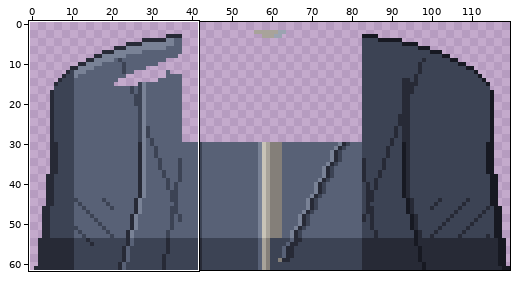
Pixel-art file, stored at art/src/torso/greta-vail.aseprite. Above, an overview of the earlier version with the close-up marked.
Close-up. Before:
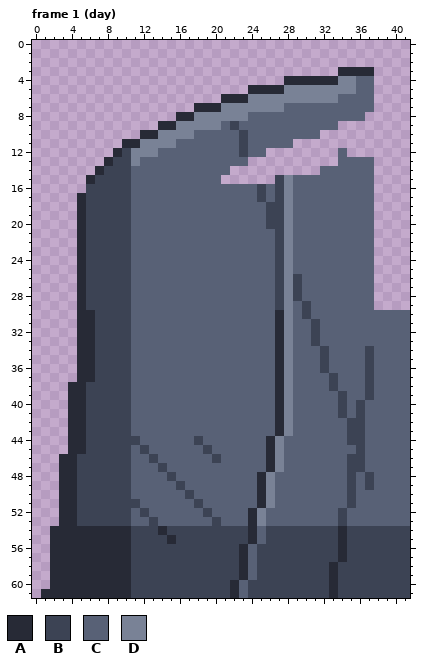
120x62 pixels, 2 frames. Colours within 5 levels of each other are drawn and written as one. Shown: frame 1 (day): x 0..41, y 0..61. The commit also changed other frames or places, which this record leaves out.
Palette (. is transparent): A #272a36  B #3c4354  C #586176  D #798296
Pixels before, frame 1 (day) (only the part around the change), first column x 0:
 0 ..........................................
 1 ..........................................
 2 ..........................................
 3 ..................................AAAA....
 4 ............................AAAAAADDCC....
 5 ........................AAAADDDDDDDDCC....
 6 .....................AAADDDDDDDDDDCCCC....
 7 ..................AAADDDDDDDCCCCCCCCCC....
 8 ................AADDDDDDCCCCCCCCCCCCC.....
 9 ..............AADDDDDCBCCCCCCCCCCC........
10 ............AADDDDCCCCCBCCCCCCCC..........
11 ..........AADDDDCCCCCCCBCCCCC.............
12 .........ABDDDCCCCCCCCCBCC........C.......
13 ........ABBDCCCCCCCCCCCC..........CCCC....
14 .......ABBBCCCCCCCCCCC..........CCCCCC....
15 ......ABBBBCCCCCCCCCC......BDCCCCCCCCC....
16 ......BBBBBCCCCCCCCCCCCCCBCBDCCCCCCCCC....
17 .....ABBBBBCCCCCCCCCCCCCCBCBDCCCCCCCCC....
18 .....ABBBBBCCCCCCCCCCCCCCCBBDCCCCCCCCC....
19 .....ABBBBBCCCCCCCCCCCCCCCBBDCCCCCCCCC....
20 .....ABBBBBCCCCCCCCCCCCCCCBBDCCCCCCCCC....
21 .....ABBBBBCCCCCCCCCCCCCCCCBDCCCCCCCCC....
22 .....ABBBBBCCCCCCCCCCCCCCCCBDCCCCCCCCC....
23 .....ABBBBBCCCCCCCCCCCCCCCCBDCCCCCCCCC....
24 .....ABBBBBCCCCCCCCCCCCCCCCBDCCCCCCCCC....
25 .....ABBBBBCCCCCCCCCCCCCCCCBDCCCCCCCCC....
26 .....ABBBBBCCCCCCCCCCCCCCCCBDBCCCCCCCC....
27 .....ABBBBBCCCCCCCCCCCCCCCCBDBCCCCCCCC....
28 .....ABBBBBCCCCCCCCCCCCCCCCBDBCCCCCCCC....
29 .....ABBBBBCCCCCCCCCCCCCCCCBDCBCCCCCCC....
30 .....AABBBBCCCCCCCCCCCCCCCCADCBCCCCCCCCCCC
31 .....AABBBBCCCCCCCCCCCCCCCCADCCBCCCCCCCCCC
32 .....AABBBBCCCCCCCCCCCCCCCCADCCBCCCCCCCCCC
33 .....AABBBBCCCCCCCCCCCCCCCCADCCBCCCCCCCCCC
34 .....AABBBBCCCCCCCCCCCCCCCCADCCCBCCCCBCCCC
35 .....AABBBBCCCCCCCCCCCCCCCCADCCCBCCCCBCCCC
36 .....AABBBBCCCCCCCCCCCCCCCCADCCCBCCCCBCCCC
37 .....AABBBBCCCCCCCCCCCCCCCCADCCCCBCCCBCCCC
38 ....AABBBBBCCCCCCCCCCCCCCCCADCCCCBCCCBCCCC
39 ....AABBBBBCCCCCCCCCCCCCCCCADCCCCCBCCBCCCC
40 ....AABBBBBCCCCCCCCCCCCCCCCADCCCCCBCBCCCCC
41 ....AABBBBBCCCCCCCCCCCCCCCCADCCCCCBCBCCCCC
42 ....AABBBBBCCCCCCCCCCCCCCCCADCCCCCCBBCCCCC
43 ....AABBBBBCCCCCCCCCCCCCCCCADCCCCCCBBCCCCC
44 ....AABBBBBBCCCCCCBCCCCCCCADCCCCCCCBBCCCCC
45 ....AABBBBBCBCCCCCCBCCCCCCADCCCCCCCCBCCCCC
46 ...AABBBBBBCCBCCCCCCBCCCCCADCCCCCCCBBCCCCC
47 ...AABBBBBBCCCBCCCCCCCCCCCADCCCCCCCBBCCCCC
48 ...AABBBBBBCCCCBCCCCCCCCCADCCCCCCCCBCBCCCC
49 ...AABBBBBBCCCCCBCCCCCCCCADCCCCCCCCBCBCCCC
50 ...AABBBBBBCCCCCCBCCCCCCCADCCCCCCCCBCCCCCC
51 ...AABBBBBBBCCCCCCBCCCCCCADCCCCCCCCBCCCCCC
52 ...AABBBBBBCBCCCCCCBCCCCADCCCCCCCCBCCCCCCC
53 ...AABBBBBBCCBCCCCCCBCCCADCCCCCCCCBCCCCCCC
54 ..AAAAAAAAABBBABBBBBBBBBACBBBBBBBBABBBBBBB
55 ..AAAAAAAAABBBBABBBBBBBBACBBBBBBBBABBBBBBB
56 ..AAAAAAAAABBBBBBBBBBBBACBBBBBBBBBABBBBBBB
57 ..AAAAAAAAABBBBBBBBBBBBACBBBBBBBBBABBBBBBB
58 ..AAAAAAAAABBBBBBBBBBBBACBBBBBBBBABBBBBBBB
59 ..AAAAAAAAABBBBBBBBBBBBACBBBBBBBBABBBBBBBB
60 ..AAAAAAAAABBBBBBBBBBBACBBBBBBBBBABBBBBBBB
61 .AAAAAAAAAABBBBBBBBBBBACBBBBBBBBBABBBBBBBB
Now the later version:
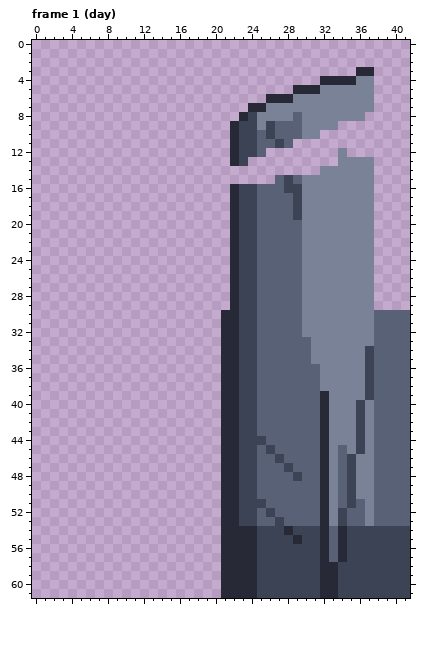
The exact change:
Frame 1 (day):
y 3: x 34..35 AA -> ..
y 4: x 28..31 AAAA -> ....; x 34..37 DDCC -> AADD
y 5: x 24..31 AAAADDDD -> .....AAA; x 36..37 CC -> DD
y 6: x 21..28 AAADDDDD -> .....AAA; x 34..37 CCCC -> DDDD
y 7: x 18..25 AAADDDDD -> ......AA; x 28..37 CCCCCCCCCC -> DDDDDDDDDD
y 8: x 16..28 AADDDDDDCCCCC -> .......ABDDDD; x 30..36 CCCCCCC -> DDDDDDD
y 9: x 14..26 AADDDDDCBCCCC -> ........ABBDB; x 30..33 CCCC -> DDDD
y 10: x 12..22 AADDDDCCCCC -> ..........A; x 24 C -> B; x 26 C -> B; x 30..31 CC -> DD
y 11: x 10..22 AADDDDCCCCCCC -> ............A; x 24 C -> B; x 27 C -> B
y 12: x 9..22 ABDDDCCCCCCCCC -> .............A; x 24 C -> B; x 34 C -> D
y 13: x 8..23 ABBDCCCCCCCCCCCC -> ..............AB; x 34..37 CCCC -> DDDD
y 14: x 7..21 ABBBCCCCCCCCCCC -> ...............; x 32..37 CCCCCC -> DDDDDD
y 15: x 6..20 ABBBBCCCCCCCCCC -> ...............; x 27..28 BD -> CB; x 30..37 CCCCCCCC -> DDDDDDDD
y 16: x 6..25 BBBBBCCCCCCCCCCCCCCB -> ................ABBC; x 27..37 BDCCCCCCCCC -> CBBDDDDDDDD
y 17: x 5..25 ABBBBBCCCCCCCCCCCCCCB -> .................ABBC; x 27..37 BDCCCCCCCCC -> CCBDDDDDDDD
y 18..19: x 5..24 ABBBBBCCCCCCCCCCCCCC -> .................ABB; x 26..37 BBDCCCCCCCCC -> CCCBDDDDDDDD
y 20: x 5..24 ABBBBBCCCCCCCCCCCCCC -> .................ABB; x 26..28 BBD -> CCC; x 30..37 CCCCCCCC -> DDDDDDDD
y 21..25: x 5..24 ABBBBBCCCCCCCCCCCCCC -> .................ABB; x 27..28 BD -> CC; x 30..37 CCCCCCCC -> DDDDDDDD
y 26..28: x 5..24 ABBBBBCCCCCCCCCCCCCC -> .................ABB; x 27..37 BDBCCCCCCCC -> CCCDDDDDDDD
y 29: x 5..24 ABBBBBCCCCCCCCCCCCCC -> .................ABB; x 27..28 BD -> CC; x 30..37 BCCCCCCC -> DDDDDDDD
y 30: x 5..24 AABBBBCCCCCCCCCCCCCC -> ................AABB; x 27..28 AD -> CC; x 30..37 BCCCCCCC -> DDDDDDDD
y 31..32: x 5..24 AABBBBCCCCCCCCCCCCCC -> ................AABB; x 27..28 AD -> CC; x 30..37 CBCCCCCC -> DDDDDDDD
y 33: x 5..24 AABBBBCCCCCCCCCCCCCC -> ................AABB; x 27..28 AD -> CC; x 31..37 BCCCCCC -> DDDDDDD
y 34..35: x 5..24 AABBBBCCCCCCCCCCCCCC -> ................AABB; x 27..28 AD -> CC; x 31..36 CBCCCC -> DDDDDD
y 36: x 5..24 AABBBBCCCCCCCCCCCCCC -> ................AABB; x 27..28 AD -> CC; x 32..36 BCCCC -> DDDDD
y 37: x 5..24 AABBBBCCCCCCCCCCCCCC -> ................AABB; x 27..28 AD -> CC; x 32..36 CBCCC -> DDDDD
y 38: x 4..24 AABBBBBCCCCCCCCCCCCCC -> .................AABB; x 27..28 AD -> CC; x 32..36 CBCCC -> DDDDD
y 39: x 4..24 AABBBBBCCCCCCCCCCCCCC -> .................AABB; x 27..28 AD -> CC; x 32..36 CCBCC -> ADDDD
y 40..41: x 4..24 AABBBBBCCCCCCCCCCCCCC -> .................AABB; x 27..28 AD -> CC; x 32..35 CCBC -> ADDD; x 37 C -> D
y 42..43: x 4..24 AABBBBBCCCCCCCCCCCCCC -> .................AABB; x 27..28 AD -> CC; x 32..35 CCCB -> ADDD; x 37 C -> D
y 44: x 4..27 AABBBBBBCCCCCCBCCCCCCCAD -> .................AABBBCC; x 32..35 CCCB -> ADDD; x 37 C -> D
y 45: x 4..24 AABBBBBCBCCCCCCBCCCCC -> .................AABB; x 26..27 AD -> BC; x 32..33 CC -> AD; x 35 C -> D; x 37 C -> D
y 46: x 3..24 AABBBBBBCCBCCCCCCBCCCC -> ..................AABB; x 26..27 AD -> CB; x 32..33 CC -> AD; x 36..37 BC -> DD
y 47: x 3..24 AABBBBBBCCCBCCCCCCCCCC -> ..................AABB; x 26..28 ADC -> CCB; x 32..33 CC -> AD; x 36..37 BC -> DD
y 48: x 3..26 AABBBBBBCCCCBCCCCCCCCCAD -> ..................AABBCC; x 29 C -> B; x 32..33 CC -> AD; x 36..37 CB -> DD
y 49: x 3..26 AABBBBBBCCCCCBCCCCCCCCAD -> ..................AABBCC; x 32..33 CC -> AD; x 36..37 CB -> DD
y 50: x 3..26 AABBBBBBCCCCCCBCCCCCCCAD -> ..................AABBCC; x 32..33 CC -> AD; x 36..37 CC -> DD
y 51: x 3..26 AABBBBBBBCCCCCCBCCCCCCAD -> ..................AABBBC; x 32..33 CC -> AD; x 37 C -> D
y 52: x 3..26 AABBBBBBCBCCCCCCBCCCCADC -> ..................AABBCB; x 32..33 CC -> AD; x 37 C -> D
y 53: x 3..25 AABBBBBBCCBCCCCCCBCCCAD -> ..................AABBC; x 27 C -> B; x 32..33 CC -> AD; x 37 C -> D
y 54: x 2..23 AAAAAAAAABBBABBBBBBBBB -> ...................AAA; x 25 C -> B; x 28 B -> A; x 32..33 BB -> AC
y 55: x 2..23 AAAAAAAAABBBBABBBBBBBB -> ...................AAA; x 25 C -> B; x 29 B -> A; x 32..33 BB -> AC
y 56..57: x 2..22 AAAAAAAAABBBBBBBBBBBB -> ...................AA; x 24 C -> A; x 32..33 BB -> AC
y 58..59: x 2..22 AAAAAAAAABBBBBBBBBBBB -> ...................AA; x 24 C -> A; x 32 B -> A
y 60: x 2..21 AAAAAAAAABBBBBBBBBBB -> ...................A; x 23..24 CB -> AA; x 32 B -> A
y 61: x 1..21 AAAAAAAAAABBBBBBBBBBB -> ....................A; x 23..24 CB -> AA; x 32 B -> A
